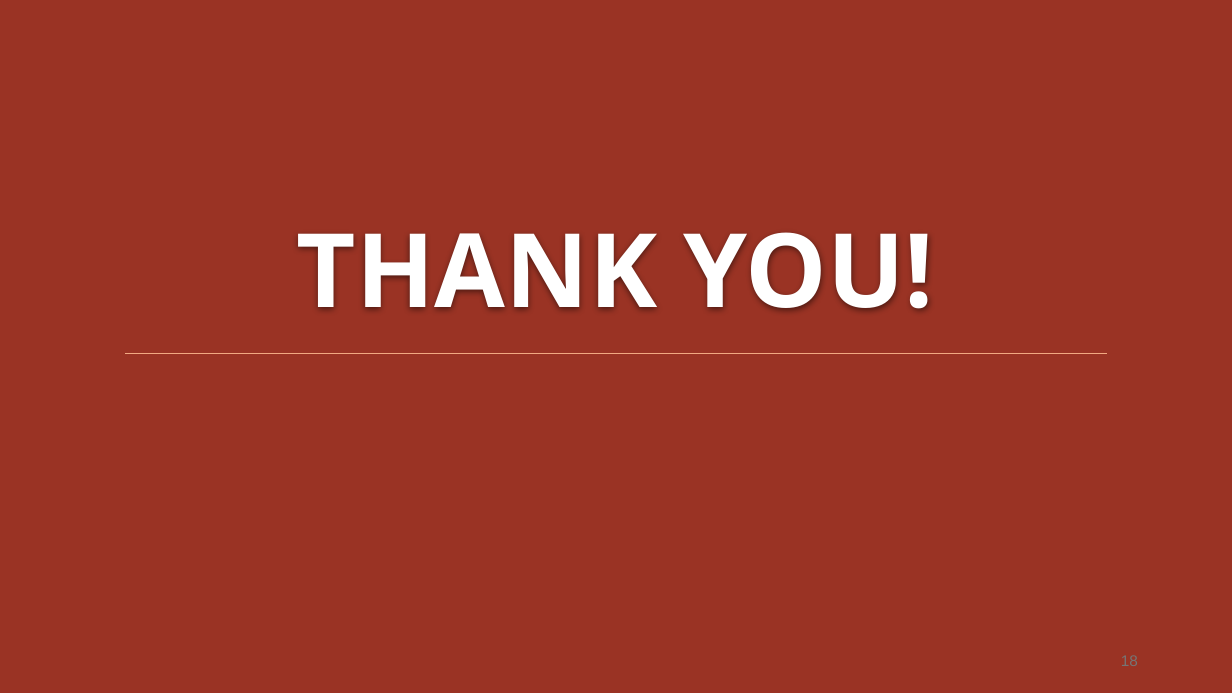
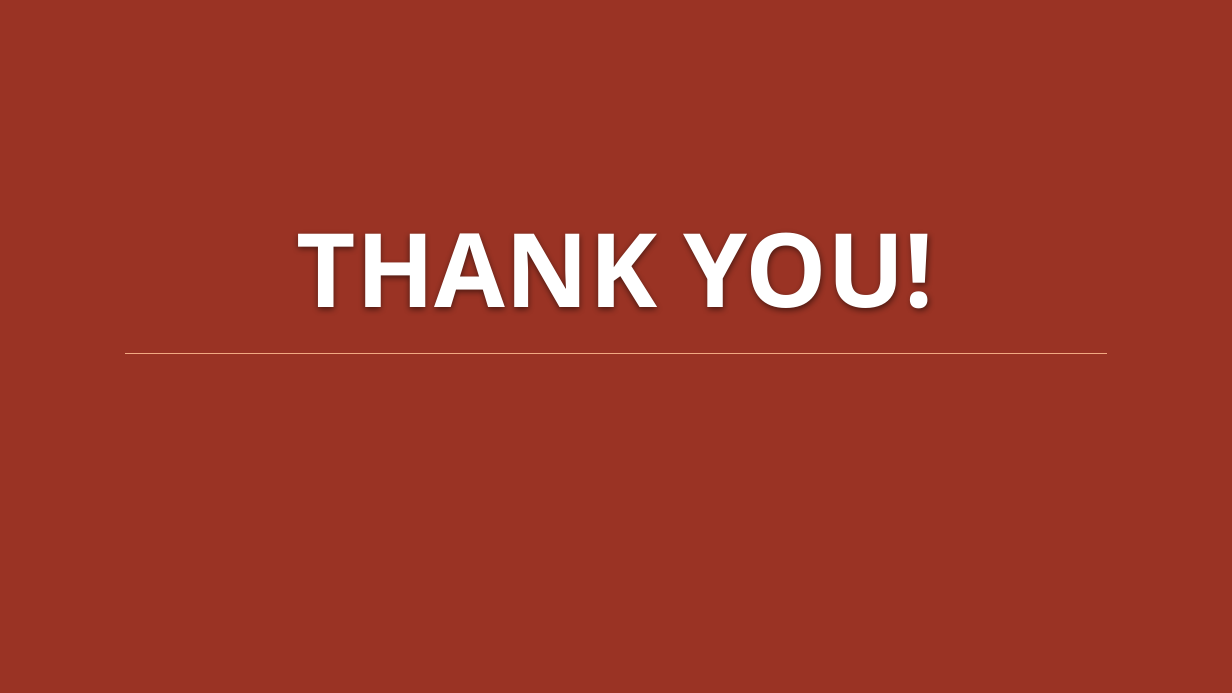
Before and after one commit to osduarte/TESE-MEIC-2324, a slide deck: slide 18 of Relatório intermédio/Apresentação intermédia da TESE_v3.pptx. Drawn at 1232x693 pixels with LibreOffice and Linux fonts; fonts in the diff are those of the drawing. Boxes give left, top, right and bottom in pixels: in the first picture for what was removed or moved away, otherwise in the second. Text is boxed around its words. In the diff, an @@ line names an element or a change of style, - is before the commit and + after.

```diff
--- a/Relatório intermédio/Apresentação intermédia da TESE_v3.pptx
+++ b/Relatório intermédio/Apresentação intermédia da TESE_v3.pptx
@@ page number removed at <box>1121,655,1138,666</box> @@
-18
```
Also in this commit, not shown: 3 other slides changed.
